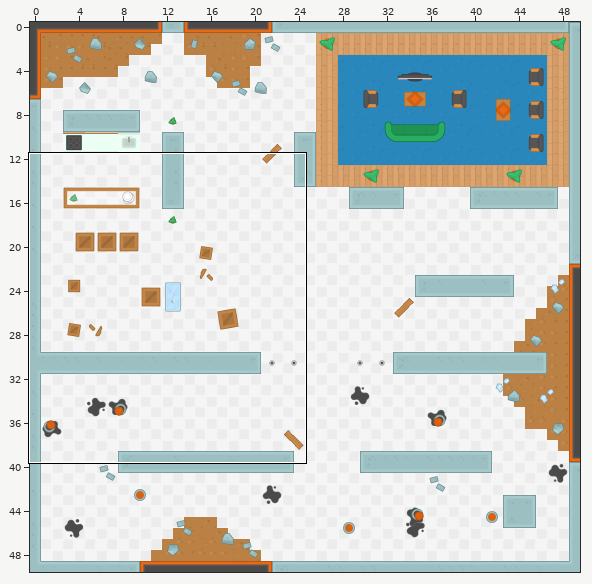
A Tiled map (JSON) gets an edit: Brainstein/assets/tilemaps/laboratorio.json. Above: a wide view before the commit, with the close-up outlined.
Close-up. Old version:
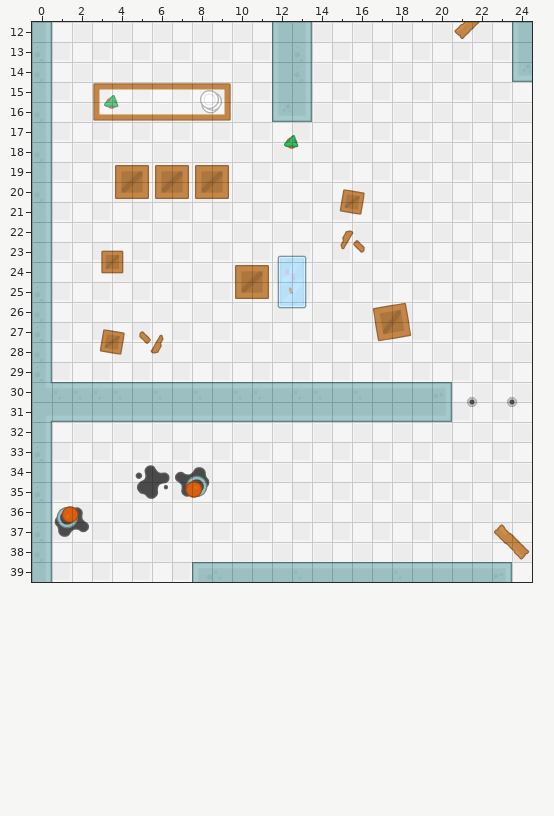
Cells are 64x64 px. Shown: x 0..24, y 12..39. The commit also changed other parts of the map, which this record leaves out.
After the commit:
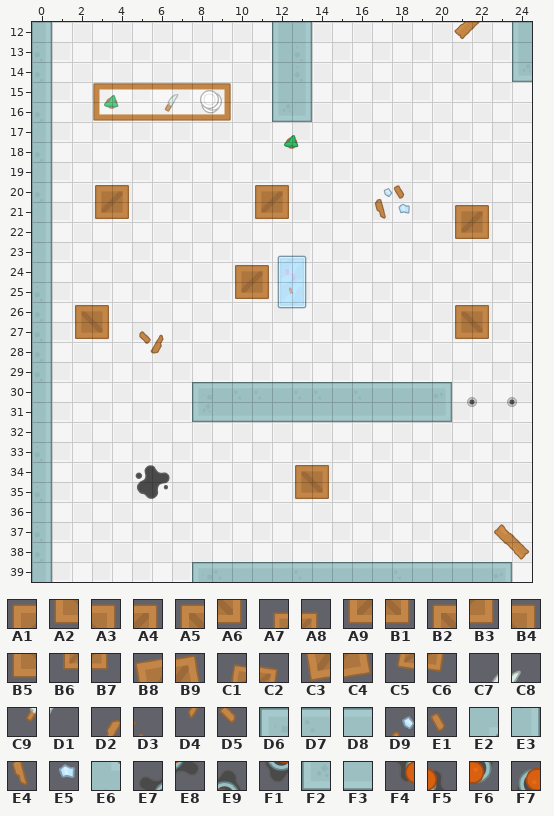
Key: from "tilesheet_complete_2X": A1 472, A2 472 turned 270, A3 472 turned 90, A4 473, A5 473 turned 270, A6 473 turned 90, A7 474, A8 475, A9 526, B1 526 turned 270, B2 526 turned 90, B3 527, B4 527 turned 270, B5 527 turned 90, B6 528, B7 529, B8 580, B9 581, C1 582, C2 583, C3 634, C4 635, C5 636, C6 637, C7 912, C8 913, C9 966, D1 967, D2 1016, D3 1017, D4 1070, D5 1071, D6 1094, D7 1095, D8 1096, D9 1124, E1 1125, E2 1135, E3 1151, E4 1178, E5 1179, E6 1189, E7 1230, E8 1230 turned 180, E9 1231, F1 1231 turned 180, F2 1256, F3 1257, F4 1284, F5 1284 turned 180, F6 1285, F7 1285 turned 180.
__ is an empty cell.
What changed:
Layer "backgroundLayer2":
y 15: x 6..7 __ __ -> C7 C8
y 16: x 6..7 __ __ -> C9 D1
y 20: x 17..18 __ __ -> D9 E1
y 21: x 17..18 __ __ -> E4 E5
y 22: x 15..16 D2 D3 -> __ __
y 23: x 15..16 D4 D5 -> __ __
Layer "collisionLayer":
y 19: x 4..9 A1 A4 A1 A4 A1 A4 -> __ __ __ __ __ __
y 20: x 3..9 __ A9 B3 A9 B3 A9 B3 -> A1 A4 __ __ __ __ __; x 11..12 __ __ -> A1 A4; x 15..16 C1 C2 -> __ __
y 21: x 3..4 __ __ -> A9 B3; x 11..12 __ __ -> A9 B3; x 15..16 C5 C6 -> __ __; x 21..22 __ __ -> A1 A4
y 22: x 21..22 __ __ -> A9 B3
y 23: x 3..4 A7 A8 -> __ __
y 24: x 3..4 B6 B7 -> __ __
y 26: x 2..3 __ __ -> B2 A3; x 17..18 B8 B9 -> __ __; x 21..22 __ __ -> A5 B4
y 27: x 2..4 __ C1 C2 -> B5 A6 __; x 17..18 C3 C4 -> __ __; x 21..22 __ __ -> A2 B1
y 28: x 3..4 C5 C6 -> __ __
y 30: x 0..8 E6 D7 D7 D7 D7 D8 D7 D8 D7 -> E3 __ __ __ __ __ __ __ D6
y 31: x 0..8 E2 F3 F3 F3 F3 F3 F3 F3 F3 -> E3 __ __ __ __ __ __ __ F2
y 34: x 7..8 E7 E9 -> __ __; x 13..14 __ __ -> A5 B4
y 35: x 7..8 F4 F6 -> __ __; x 13..14 __ __ -> A2 B1
y 36: x 1..2 F7 F5 -> __ __
y 37: x 1..2 F1 E8 -> __ __
